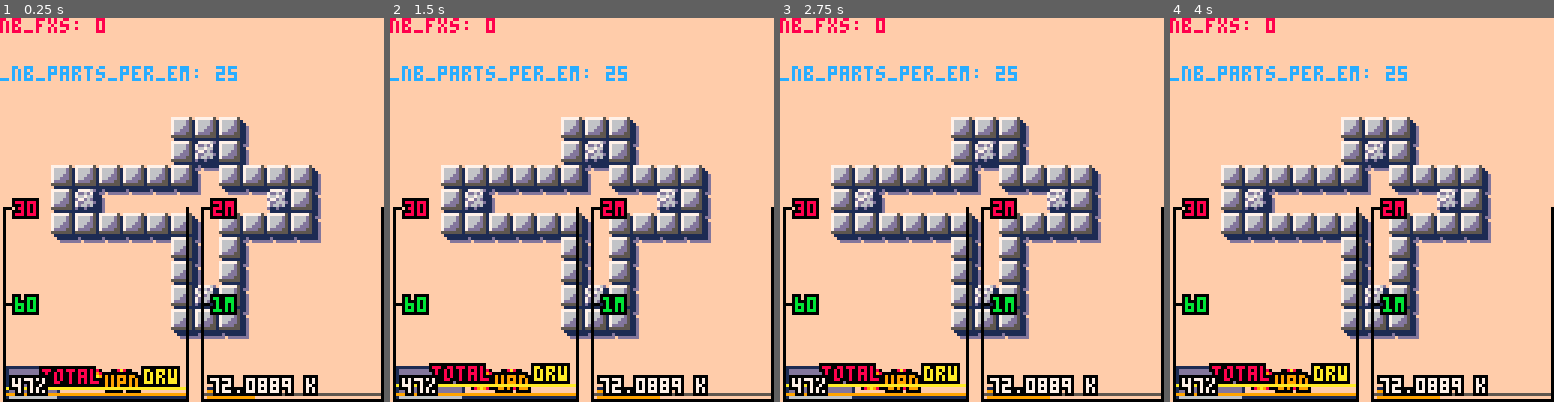
Above: before the commit, frames 1-4 (left to right).
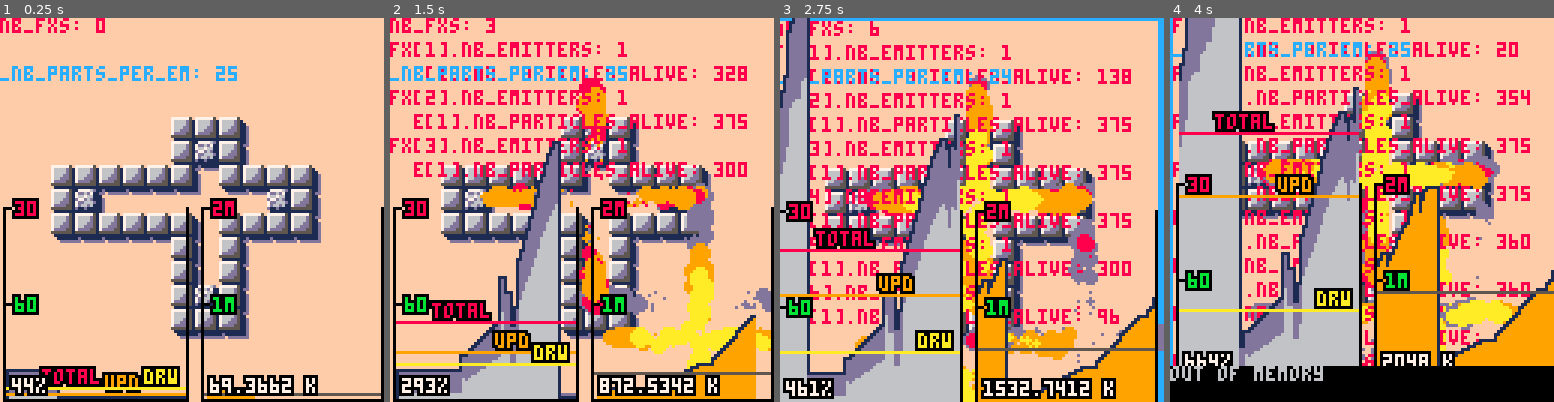
Above: after the commit, the same moments.

Repository: droune2001/nico_pico
Game: PICO-8 cartridge explo_dev.p8
Same seed, same stepped clock (60 frames per second), same inputs: the game is played once before the commit and once after it.
Inputs:
- Up to frame 1 (0.25 s): no input
- Up to frame 2 (1.5 s): tap X (X key) at 0.33, 1.07 s; tap O (Z key) at 0.7 s
- Up to frame 3 (2.75 s): hold Right 1.6-2.1 s; tap O (Z key) at 1.7, 2.1, 2.5 s; tap X (X key) at 1.85 s; hold Up 2.15-2.42 s; hold Right from 2.47 s (still down)
- Up to frame 4 (4 s): tap O (Z key) at 2.9, 3.3, 3.7 s; tap X (X key) at 2.97 s; release Right at 3.03 s; hold Left 3.08-3.58 s; hold Down 3.63-3.97 s

The runs differ from the first frame. In frame 1, 0.5% of the frame differs, in the area x 1-76%, y 90-99%; in frame 2, 29%; in frame 3, 56%; in frame 4, 67%, in the area x 0-100%, y 0-100%.

Commit message:
particle array optim ok.

Diff:
--- a/explo_dev.p8
+++ b/explo_dev.p8
@@ -5,11 +5,9 @@
 --droune
 --[[
 todo
-* multiple emitters per particle system / fx
 * optimize simulation / do it once every other frame.
   have the emitters specify their update rate?
 * less particles in the explosion.
-* split 4 fire burst into 4 emitters, with different length.
 * add central explo.
 * add rocks explo (up to 4)
 * think about how to handle multiple aligned
@@ -182,12 +180,10 @@
   x = px or 64,
   y = py or 64,
   emitters = {},
-  nb_emitters_alive = 0,
   is_active = false,
 
   init = function(this)
    this.is_active = true
-   -- todo: use foreach syntax with function
    for e in all(this.emitters) do
     e:init()
    end
@@ -205,9 +201,6 @@
   draw = function(self)
    -- all drawn one on top of the other,
    -- no order of emitters.
-   -- maybe each emitter should have its own
-   -- particle array. derive from common emitter
-   -- with particle update code.
    for e in all(self.emitters) do
     -- todo: add priority, or z-order
     e:draw()
@@ -224,7 +217,7 @@
   max_particles = max_nb_parts or 100,
   nb_particles = 0,
 
-  emit_time_left = t, -- put in emitters
+  emit_time_left = t,
   is_active = false,
 
   init = function(this)
@@ -246,42 +239,22 @@
    end
 
    -- update particles
-   for i=1,this.nb_particles do
+   local i=1
+   while i <= this.nb_particles do
     local p = this.particles[i]
     p.age -= dt
     if p.age < 0 then
-     p.is_alive = 0 -- deprecated ?
-     -- swap p with the tail of acctive particles
-     -- note: dnt even need to put p at the end whn we
-     -- get rid of is_alive.
+     p.is_alive = false -- deprecated ?
+     -- swap with last particle.
      local tmp = this.particles[this.nb_particles]
      this.particles[this.nb_particles] = p
      this.particles[i] = tmp
-     tmp.age -= dt
-     -- todo: the swapped particle is no longer updated!!
-     -- and we are touching the index used in the for loop!!
-     -- use a while loop, abruti!
      this.nb_particles -= 1
     else
      p:update()
+     i+=1
     end
    end
-   --[[
-   for i,p in pairs(this.particles) do
-    if p.is_alive then
-     p.age -= dt
-     if p.age < 0 then
-      p.is_alive = false
-      this.nb_active_particles -= 1
-      -- set as head of free list
-      p.next_free_cell = this.first_free_cell
-      this.first_free_cell = i
-     else
-      p:update()
-     end
-    end
-   end
-   ]]
 
    -- check for end of fx
    if this.nb_particles == 0 then
@@ -336,8 +309,6 @@
  -- complete it with specifics
  e.n = _nb_particles_per_emission
 
- -- todo: takes a particle param "p"
- -- use p.toto and no return statement.
  e.spawn_particle = function(e,part,cx,cy)
    local dir = flr(rnd(4))/4 -- 4 quadrants for the sin/cos funcs
    --local speed = 150+rnd(25)
@@ -366,15 +337,13 @@
    part.fy = 0
    part.ax = 0
    part.ay = 0
-   part.m = 1
-   part.kd = _damp
-   part.kl = _lift_factor -- lift factor
+   part.kd = _damp -- put in emitter, same for all particles
+   part.kl = _lift_factor -- put in emitter, same for all particles
     --colors={10,9,9,8,8,8,13,13,13,13}
    part.colors={10,9,9,8,13,13,13}
    part.radius = .5+_ex2*rnd(3)
    part.age = life
    part.max_age = life
-   part.next_free_cell = 0 -- will be set upon dying
 
    part.draw = function(p)
     -- color ramp by age
@@ -423,7 +392,7 @@
   -- insert emitters
   local em = create_quad_fire_emitter(0,0)
   add(ps.emitters,em)
-
+--[[
   local fe_left = create_fire_emitter(0,0,-1,0,2)
   add(ps.emitters,fe_left)
 
@@ -435,7 +404,7 @@
 
   local fe_bottom = create_fire_emitter(0,0,0,1,2)
   add(ps.emitters,fe_bottom)
-
+  ]]
   ps:init()
 
   add(pss,ps)
@@ -446,7 +415,7 @@
  for ps in all(pss) do
   ps:update()
   if not ps.is_active then
-   del(pss, ps)
+   del(pss,ps)
   end
  end
 end
@@ -550,8 +519,12 @@
 
 function debug_draw()
  print("nb_fxs: "..#pss,0,0,8)
+ local y=8
  for i=1,#pss do
-  --print("fx["..i.."].nb_alive: "..pss[i].nb_active_particles,0,8*i,8)
+  print("fx["..i.."].nb_emitters: "..#pss[i].emitters,0,y,8) y+=8
+  for j=1,#pss[i].emitters do
+   print("  e["..j.."].nb_particles_alive: "..pss[i].emitters[j].nb_particles,0,y,8) y+=8
+  end
  end
  --print("shk_amnt: ".._cam_shk_amnt.." "..cam_shk_amnt,0,8,12)
  --print("shk_damp: ".._cam_shk_damp,0,16,12)
@@ -560,29 +533,6 @@
  --print("_explo_duration: ".._explo_duration,0,8,12)
  print("_nb_parts_per_em: ".._nb_particles_per_emission,0,16,12)
  --print("_lift_factor: ".._lift_factor,0,16,12)
-
- -- black-to-white color ramp
- local colors={0,8,9,10}
-
- for i=0,6 do
-  for j=0,6 do
-   local ox = i-3
-   local oy = j-3
-   local ex = abs(ox*oy)/(3*3+1) -- excentricity: 0 center, 1 corner
-   local ex2 = ex*ex
-   local _ex = .99-ex
-   local _ex2 = _ex*_ex
-
-   local ex_col = colors[1+flr(#colors * ex)]
-   local ex2_col = colors[1+flr(#colors * ex2)]
-   local _ex_col = colors[1+flr(#colors * _ex)]
-   local _ex2_col = colors[1+flr(#colors * _ex2)]
-   pset(10+ox,120+oy,ex_col)
-   pset(20+ox,120+oy,ex2_col)
-   pset(30+ox,120+oy,_ex_col)
-   pset(40+ox,120+oy,_ex2_col)
-  end
- end
 
 end
 __gfx__
